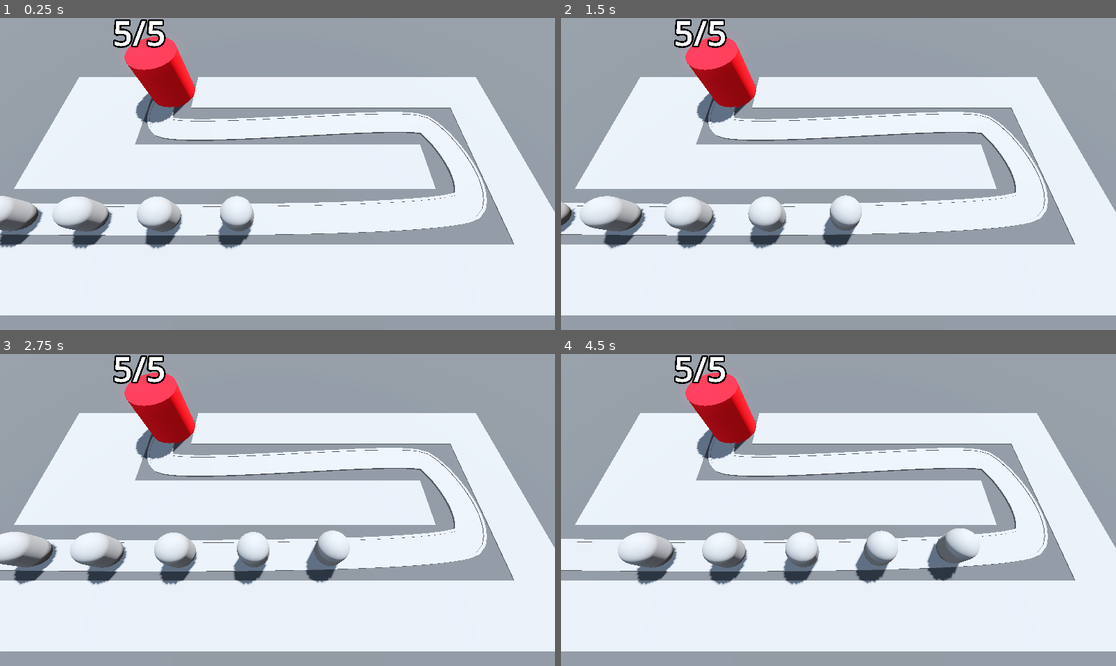
Above: before the commit, frames 1-4 (two rows, left to right).
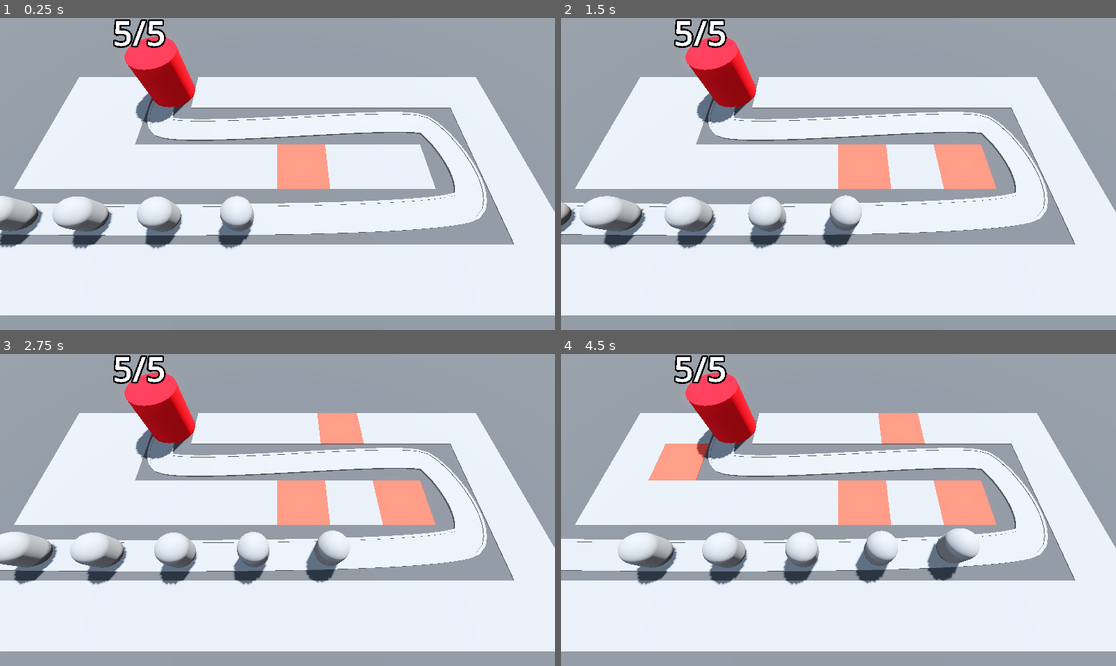
Above: after the commit, the same moments.

Repository: pyxn/godot-barbarian-blaster
Game: Godot game, scene res://Scenes/BaseLevel.tscn
Two runs of this game, one before a commit and one after it. Both use one fixed random seed, a clock stepped at 60 frames per second and the inputs below.
Inputs (mouse positions are in pixels of both pictures, inside the frame that each line leads up to):
- Up to frame 1 (0.25 s): no input
- Up to frame 2 (1.5 s): move the mouse to (960, 158) at 0.52 s; move the mouse to (727, 189) at 1.27 s
- Up to frame 3 (2.75 s): move the mouse to (333, 441) at 2.02 s
- Up to frame 4 (4.5 s): move the mouse to (810, 572) at 2.77 s; move the mouse to (1005, 556) at 3.52 s; move the mouse to (672, 463) at 4.27 s

The runs differ from the first frame. In frame 1, 1.3% of the frame differs, in the area x 49-60%, y 40-55%; in frame 2, 2.6%; in frame 3, 3.3%; in frame 4, 4.3%, in the area x 15-79%, y 18-55%.

Commit message:
43/Updating gridmap cells

Diff:
--- a/Scenes/BaseLevel.tscn
+++ b/Scenes/BaseLevel.tscn
@@ -113,4 +113,5 @@
 
 [node name="Base" parent="." instance=ExtResource("3_newdp")]
 
-[node name="RayPickerCamera" parent="." instance=ExtResource("4_bhgsg")]
+[node name="RayPickerCamera" parent="." node_paths=PackedStringArray("gridmap") instance=ExtResource("4_bhgsg")]
+gridmap = NodePath("../GridMap")
--- a/Scenes/RayPickerCamera/RayPickerCamera.gd
+++ b/Scenes/RayPickerCamera/RayPickerCamera.gd
@@ -1,5 +1,6 @@
 extends Camera3D
 
+@export var gridmap: GridMap
 @onready var ray_cast_3d: RayCast3D = $RayCast3D
 
 
@@ -8,4 +9,11 @@
 	var mouse_position: Vector2 = get_viewport().get_mouse_position()
 	ray_cast_3d.target_position = project_local_ray_normal(mouse_position) * 100.0
 	ray_cast_3d.force_raycast_update()
-	printt(ray_cast_3d.get_collider(), ray_cast_3d.get_collision_point())
+
+	if ray_cast_3d.is_colliding():
+		var collider = ray_cast_3d.get_collider()
+		if collider is GridMap:
+			var collision_point = ray_cast_3d.get_collision_point()
+			var cell = gridmap.local_to_map(collision_point)
+			if gridmap.get_cell_item(cell) == 0:
+				gridmap.set_cell_item(cell, 1)
